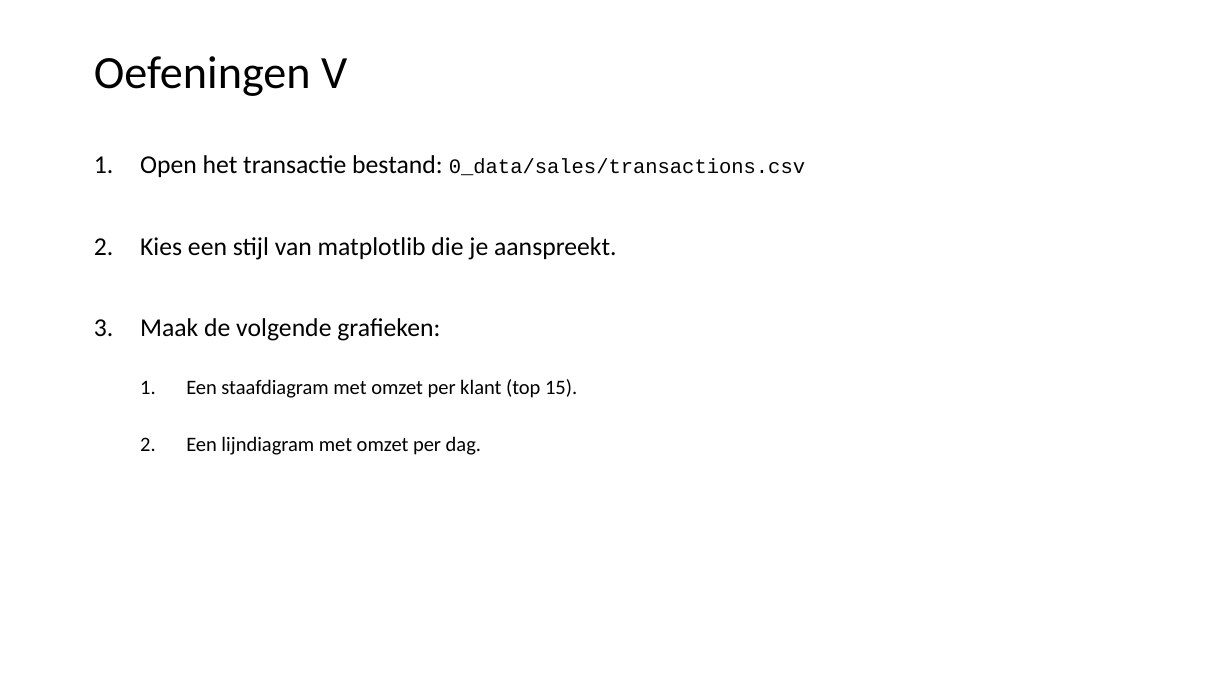
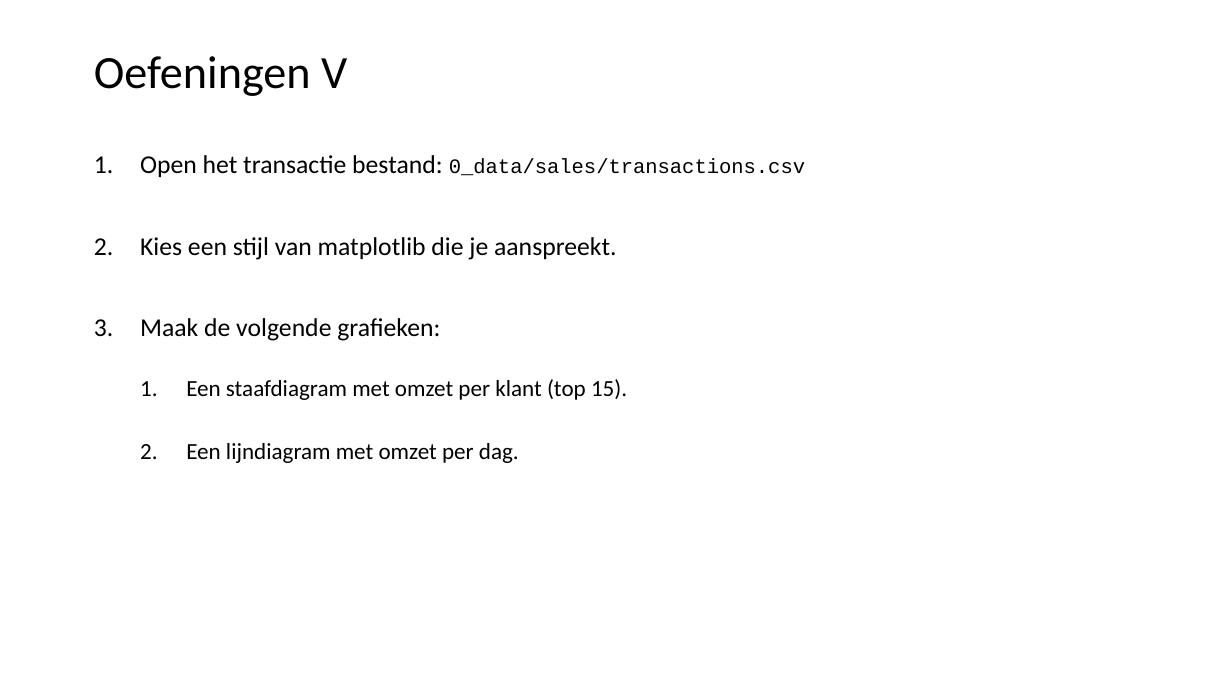
Before and after one commit to LFKoning/knowledge-sharing, a slide deck: slide 26 of python_trainees/3_pandas_plotting/python_traineeship_3.pptx. Drawn at 1232x693 pixels with LibreOffice and Linux fonts; fonts in the diff are those of the drawing. Boxes give left, top, right and bottom in pixels: in the first picture for what was removed or moved away, otherwise in the second. Text is boxed around its words. In the diff, an @@ line names an element or a change of style, - is before the commit and + after.

```diff
--- a/python_trainees/3_pandas_plotting/python_traineeship_3.pptx
+++ b/python_trainees/3_pandas_plotting/python_traineeship_3.pptx
@@ text at (186, 379, 627, 463): size 16 to 18 pt in "Een staafdiagram met omzet per klant (top ...", "Een lijndiagram met omzet per dag." @@
```
Also in this commit, not shown: 8 other slides changed, 6 other files.
